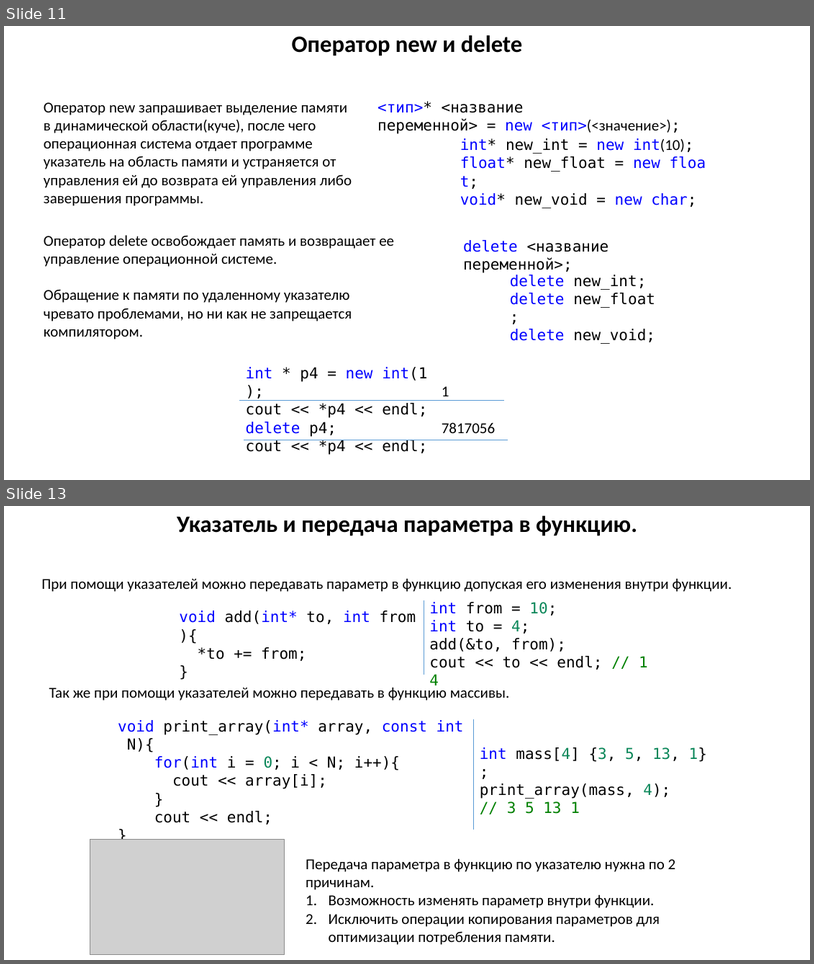
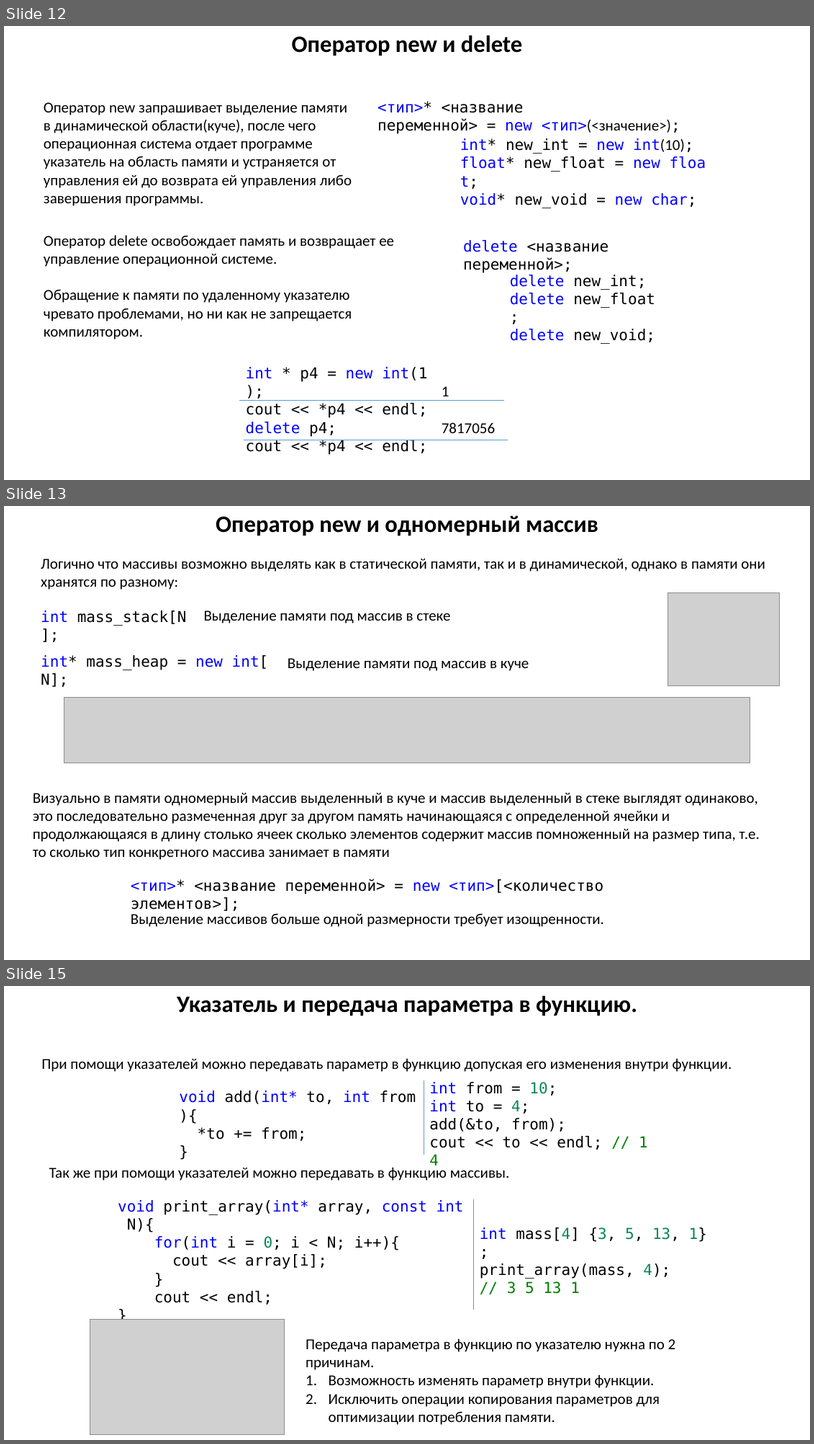
Before and after one commit to MUCTR-IKT-CPP/cpp_course, a slide deck: Лекции/2/Память, указатели, ссылки, передача параметров в функцию.pptx. Shown one above the other, each under a label of ours: slides 11 and 13 before the commit, slides 12, 13 and 15 after it; the slides between them are not shown. The pictures are 814x964 and 814x1444 pixels, drawn with LibreOffice and Linux fonts; fonts in the diff are those of the drawing; grey boxes stand for pictures. Boxes give left, top, right and bottom in pixels: in the first picture for what was removed or moved away, otherwise in the second. Text is boxed around its words. In the diff, an @@ line names an element or a change of style, - is before the commit and + after.

```diff
--- a/Лекции/2/Память, указатели, ссылки, передача параметров в функцию.pptx
+++ b/Лекции/2/Память, указатели, ссылки, передача параметров в функцию.pptx
@@ slide 13 added at bbox=[4, 506, 810, 960], background #FFFFFF @@
@@ text added at bbox=[216, 515, 599, 536], 28 pt, text #000000, bold @@
+Оператор new и одномерный массив
@@ text added at bbox=[41, 558, 766, 590], 18 pt, text #000000 @@
+Логично что массивы возможно выделять как в статической памяти, так и в динамической, однако в памяти они хранятся по разному:
@@ text added at bbox=[41, 610, 187, 626], 18 pt, text #000000 @@
+int mass_stack[N];
@@ text added at bbox=[204, 610, 450, 623], 18 pt, text #000000 @@
+Выделение памяти под массив в стеке
@@ picture added at bbox=[669, 593, 779, 686] @@
@@ text added at bbox=[41, 655, 269, 687], 18 pt, text #000000 @@
+int* mass_heap = new int[N];
@@ text added at bbox=[288, 658, 530, 671], 18 pt, text #000000 @@
+Выделение памяти под массив в куче
@@ picture added at bbox=[64, 698, 751, 762] @@
@@ text added at bbox=[33, 792, 760, 860], 18 pt, text #000000 @@
+Визуально в памяти одномерный массив выделенный в куче и массив выделенный в стеке выглядят одинаково, это последовательно размеченная друг за другом память начинающаяся с определенной ячейки и продолжающаяся в длину столько ячеек сколько элементов содержит массив помноженный на размер типа, т.е. то сколько тип конкретного массива занимает в памяти
@@ text added at bbox=[131, 878, 604, 911], 18 pt, text #000000 @@
+<тип>* <название переменной> = new <тип>[<количество элементов>];
@@ text added at bbox=[131, 913, 604, 926], 18 pt, text #000000 @@
+Выделение массивов больше одной размерности требует изощренности.
@@ what was slide 11 is now slide 12 @@
@@ what was slide 13 is now slide 15 @@
```
Also in this commit, not shown: 2 other slides added, 1 slide removed, 6 other files.
